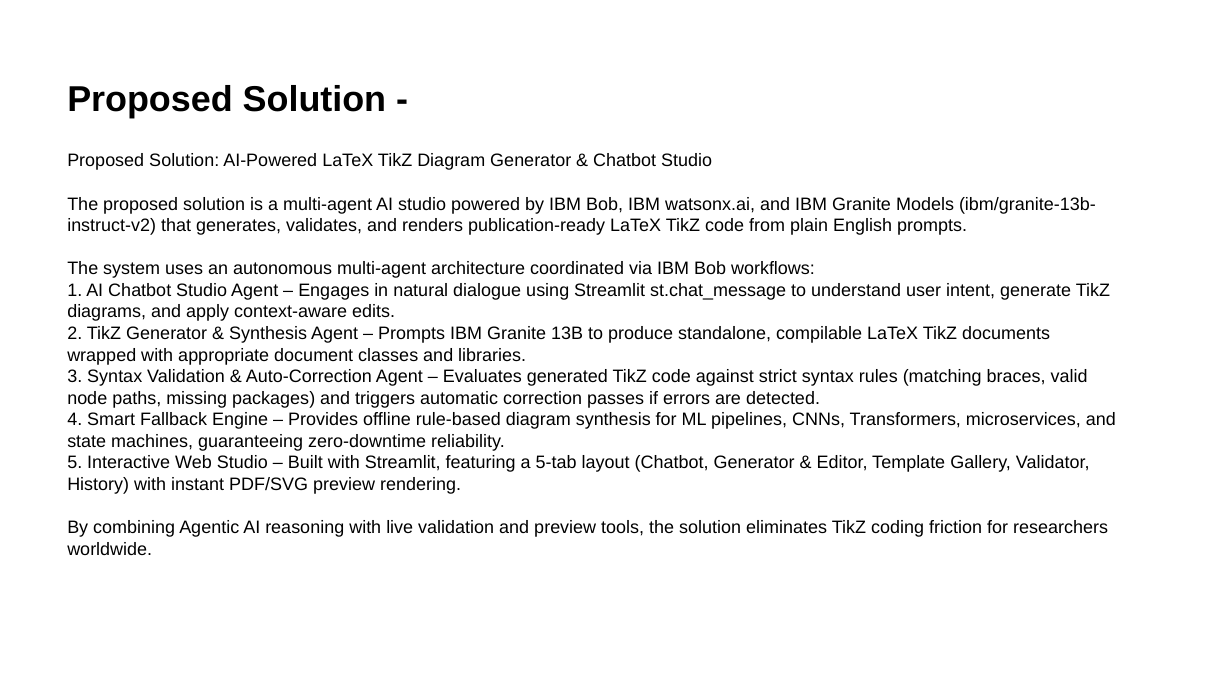
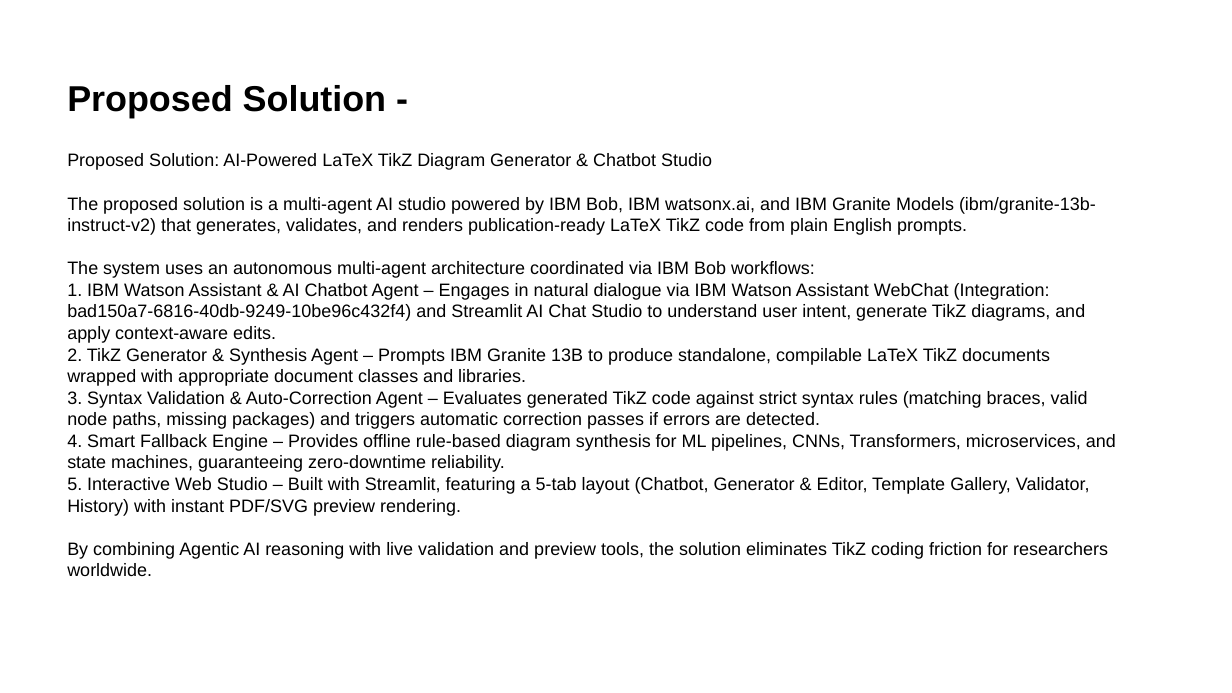
Before and after one commit to ADAPAUMA/AI-LaTeX-TikZ-Studio, a slide deck: slide 4 of ibm_pp.pptx. Drawn at 1232x693 pixels with LibreOffice and Linux fonts; fonts in the diff are those of the drawing. Boxes give left, top, right and bottom in pixels: in the first picture for what was removed or moved away, otherwise in the second. Text is boxed around its words. In the diff, an @@ line names an element or a change of style, - is before the commit and + after.

Commit message:
Update PowerPoint templates with IBM Watson Assistant Integration ID bad150a7-6816-40db-9249-10be96c432f4 and project details

```diff
--- a/ibm_pp.pptx
+++ b/ibm_pp.pptx
@@ text at bbox=[67, 283, 1085, 343]: text changed @@
-1. AI Chatbot Studio Agent – Engages in natural dialogue using Streamlit st.chat_message to understand user intent, generate TikZ diagrams, and apply context-aware edits.
+1. IBM Watson Assistant & AI Chatbot Agent – Engages in natural dialogue via IBM Watson Assistant WebChat (Integration: bad150a7-6816-40db-9249-10be96c432f4) and Streamlit AI Chat Studio to understand user intent, generate TikZ diagrams, and apply context-aware edits.
```
Also in this commit, not shown: 2 other slides changed, 1 other file.
